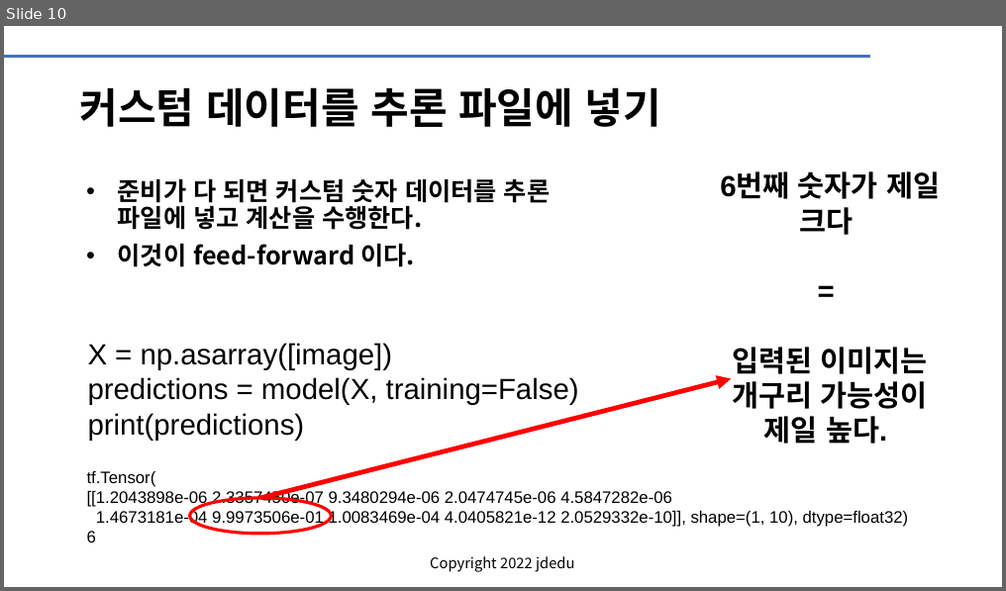
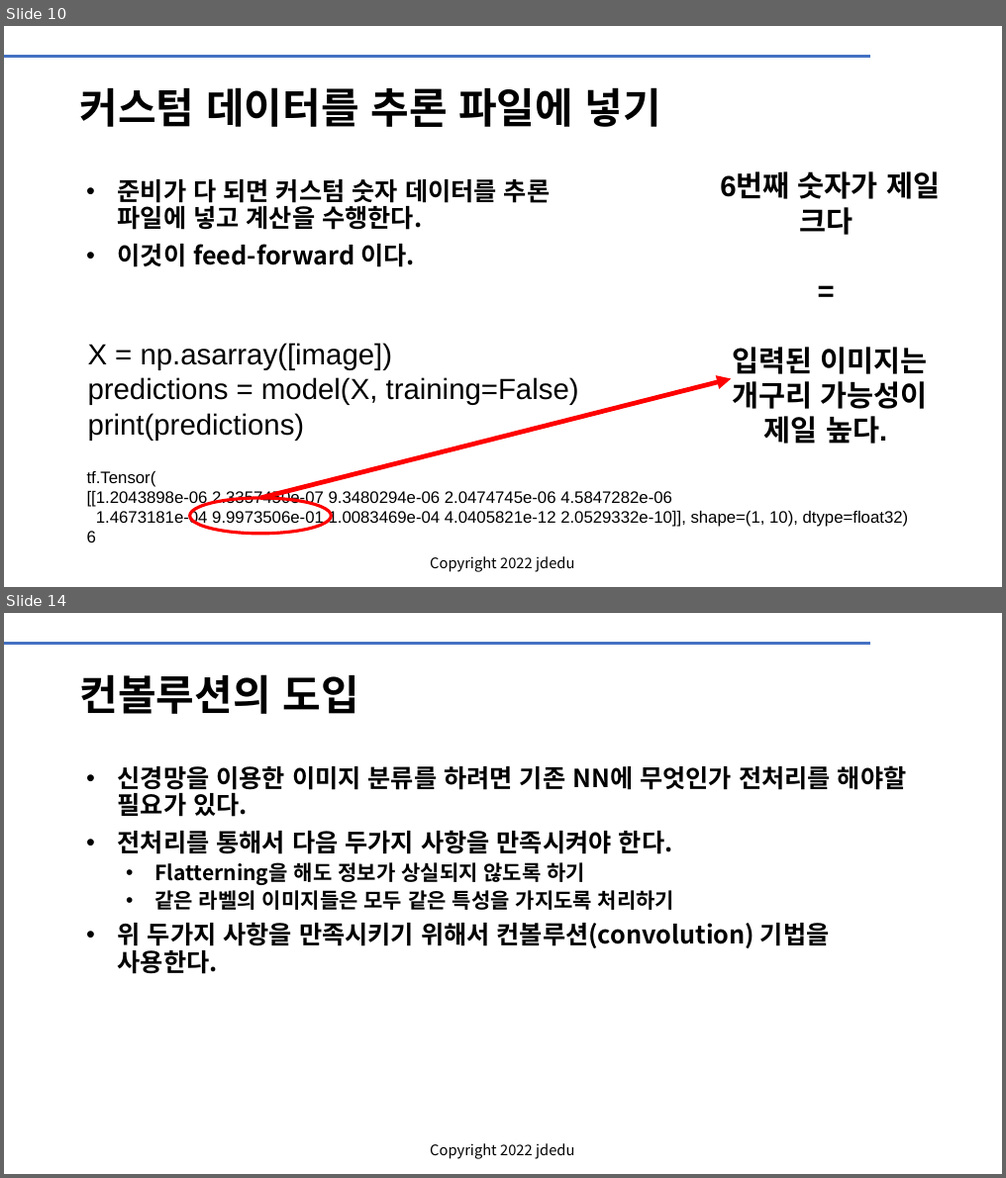
Before and after one commit to cobit-git/KOPO, a slide deck: CNN의_활용_1_CIFAR10.pptx. Shown one above the other, each under a label of ours: slide 10 before the commit, slides 10 and 14 after it; the slides between them are not shown. The pictures are 1006x591 and 1006x1178 pixels, drawn with LibreOffice and Linux fonts; fonts in the diff are those of the drawing; background and template pictures are left out. Boxes give left, top, right and bottom in pixels: in the first picture for what was removed or moved away, otherwise in the second. Text is boxed around its words. In the diff, an @@ line names an element or a change of style, - is before the commit and + after.

```diff
--- a/CNN의_활용_1_CIFAR10.pptx
+++ b/CNN의_활용_1_CIFAR10.pptx
@@ slide 14 added at <box>4,613,1002,1174</box>, background #FFFFFF; not listed: 2 template elements that a slide beside it also shows @@
@@ title added at <box>80,674,359,714</box>, 40 pt, text #000000, bold @@
+컨볼루션의 도입
@@ text added at <box>118,765,907,974</box>, 24 pt, text #000000, bold @@
+• 신경망을 이용한 이미지 분류를 하려면 기존 NN에 무엇인가 전처리를 해야할 필요가 있다.
+• 전처리를 통해서 다음 두가지 사항을 만족시켜야 한다.
+  • Flatterning을 해도 정보가 상실되지 않도록 하기
+  • 같은 라벨의 이미지들은 모두 같은 특성을 가지도록 처리하기
+• 위 두가지 사항을 만족시키기 위해서 컨볼루션(convolution) 기법을 사용한다.
```
Also in this commit, not shown: 7 other slides added.
